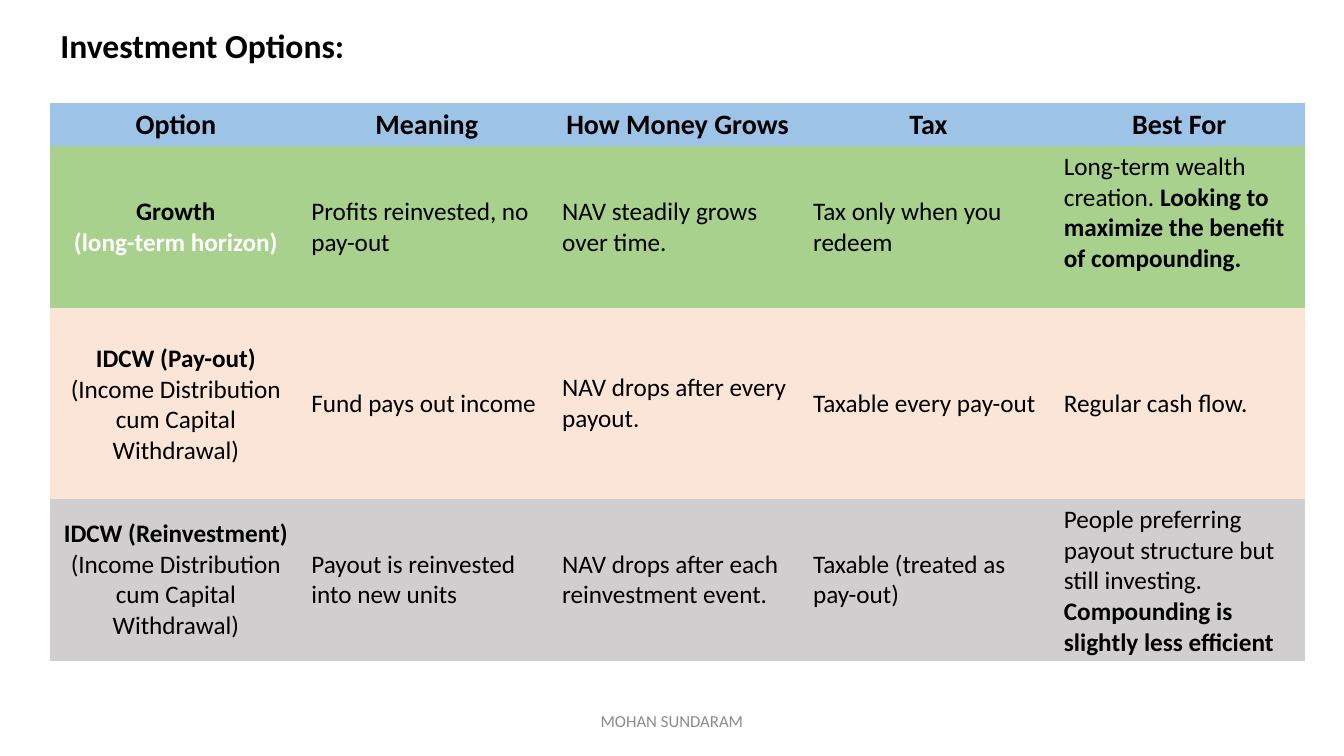
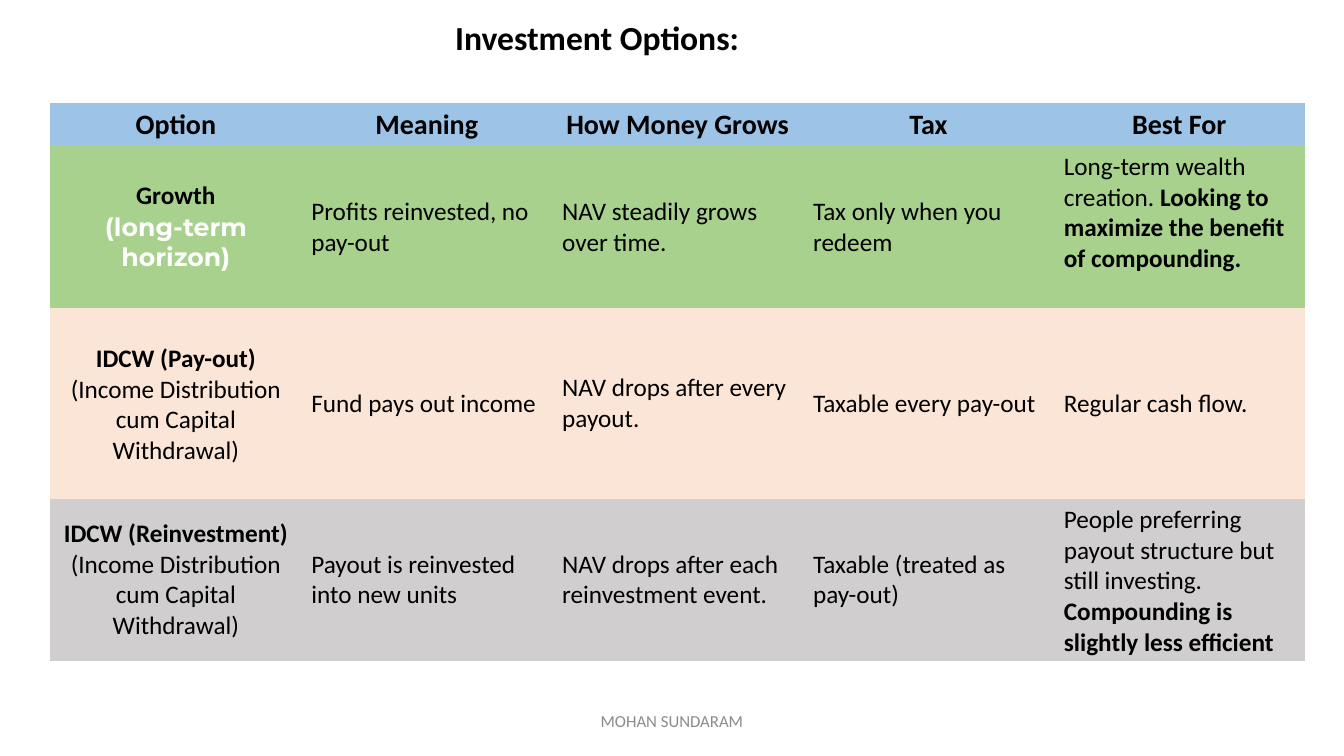
Before and after one commit to mohan4295work/Doc, a slide deck: slide 8 of Mutual Fund.pptx (slide 7 before the commit). Drawn at 1344x756 pixels with LibreOffice and Linux fonts; fonts in the diff are those of the drawing. Boxes give left, top, right and bottom in pixels: in the first picture for what was removed or moved away, otherwise in the second. Text is boxed around its words. In the diff, an @@ line names an element or a change of style, - is before the commit and + after.

```diff
--- a/Mutual Fund.pptx
+++ b/Mutual Fund.pptx
@@ text "Investment Options:": place and size @@
-text "Investment Options:" at [60,34,344,64]
+text "Investment Options:" at [455,26,739,56]
@@ table at [50,103,1306,660] @@
@@ font Calibri to Montserrat in "(long-term horizon)" @@
```
Also in this commit, not shown: 7 other slides changed, 1 slide added.
